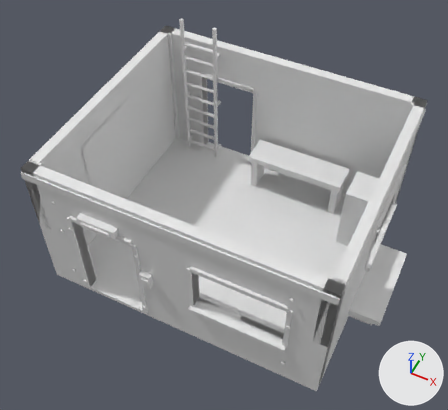
The OBJ model assets/tts/faultline-first-ruin-r1/shift-office-open.obj, before and after one commit.
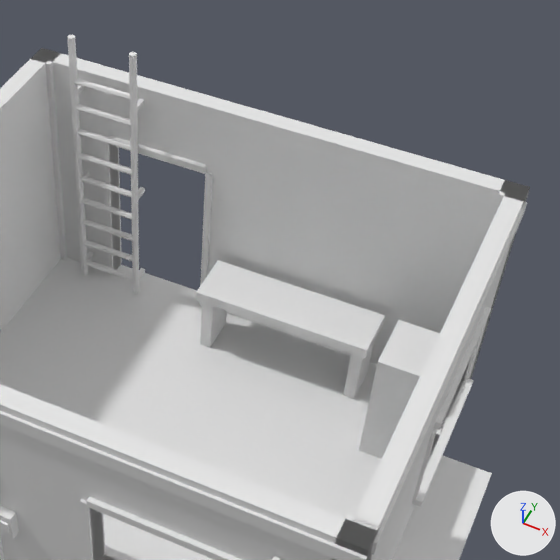
Each version appears first whole from a camera (50 mm lens) standing at (3.04, -6.45, 8.94) and looking at (0.0, -0.38, 1.35), and next in a close-up on the part from 32% to 99% of the width and 0% to 73% of the height. Lighting does not change. The marker at lower right points along +X, +Y and +Z. The first two pictures are the older version. Where no turn or scale is listed for an object, it has been applied to the vertices.

Names of what the first close-up shows: 'shift-office-open'.
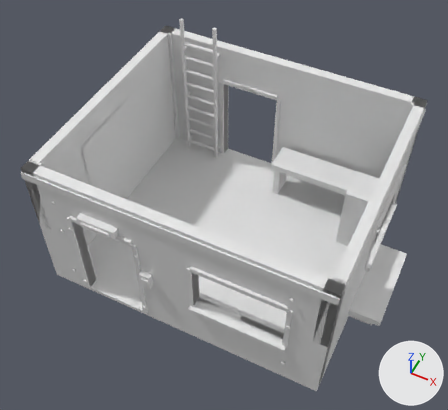
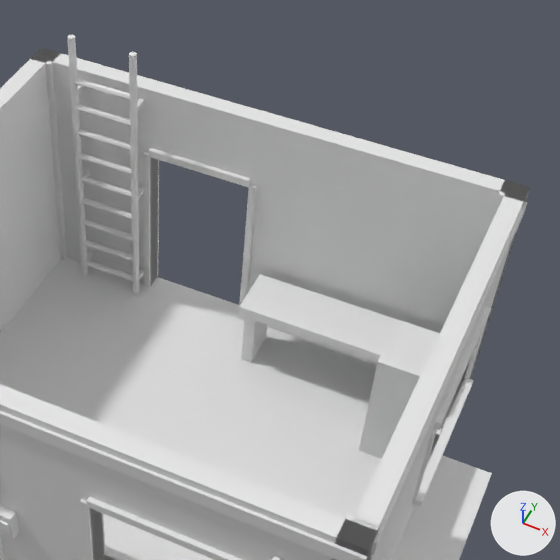
Boxes [x1, y1, x2, y2] around the edits, measured in the close-ups (560 x 560 px; the box of a moved part takes in the faces that stretch with it):
part 1 of me_shift_office_open, moved or reshaped: before [200, 171, 213, 306]; after [238, 185, 257, 320]
part 2 of me_shift_office_open, moved or reshaped: before [102, 142, 122, 275]; after [143, 152, 159, 288]
part 3 of me_shift_office_open, moved or reshaped: before [108, 135, 207, 174]; after [148, 148, 250, 187]
part 4 of me_shift_office_open, moved or reshaped: before [196, 260, 385, 358]; after [239, 274, 398, 363]
part 5 of me_shift_office_open, moved or reshaped: before [200, 302, 226, 348]; after [241, 317, 267, 362]
part 6 of me_shift_office_open, moved or reshaped (not visible afterwards): before [343, 342, 374, 399]
part 7 of me_shift_office_open, moved or reshaped: before [34, 48, 115, 210]; after [35, 48, 158, 228]
part 8 of me_shift_office_open, moved or reshaped: before [107, 69, 530, 198]; after [151, 81, 530, 198]
part 9 of me_shift_office_open, moved or reshaped: before [63, 80, 121, 270]; after [65, 90, 158, 285]
part 10 of me_shift_office_open, moved or reshaped: before [206, 107, 500, 364]; after [247, 121, 500, 364]

The edits, one by one:
me_shift_office_open has 758 vertices, 1258 faces and spans x -2.53..2.94, y -2.21..2.12, z 0.0..3.08.
me_shift_office_open is used by ob_shift_office_open; location (0.0, 0.0, 0.0).
me_shift_office_open part 1: the loose piece of 8 vertices spanning x -0.53..-0.46, y 1.88..2.1, z 0.08..1.88 is moved by (0.46, 0.0, 0.0).
me_shift_office_open part 2: the loose piece of 8 vertices spanning x -1.67..-1.6, y 1.88..2.1, z 0.08..1.88 is moved by (0.46, 0.0, 0.0).
me_shift_office_open part 3: the loose piece of 8 vertices spanning x -1.6..-0.53, y 1.86..2.12, z 1.88..1.95 is moved by (0.46, 0.0, 0.0).
me_shift_office_open part 4: the loose piece of 8 vertices spanning x -0.32..1.48, y 1.28..1.81, z 0.77..0.88 is moved by (0.47, 0.0, 0.0).
me_shift_office_open part 5: the loose piece of 8 vertices spanning x -0.28..-0.16, y 1.35..1.75, z 0.08..0.77 is moved by (0.47, 0.0, 0.0).
me_shift_office_open part 6: the loose piece of 8 vertices spanning x 1.32..1.44, y 1.35..1.75, z 0.08..0.77 is moved by (0.47, 0.0, 0.0).
me_shift_office_open part 7: all 4 vertices in x -1.6, y 1.91..2.08, z 1.88..2.62 are moved by (0.46, 0.0, 0.0).
me_shift_office_open part 8: all 4 vertices in x -0.53, y 1.91..2.08, z 1.88..2.62 are moved by (0.46, 0.0, 0.0).
me_shift_office_open part 9: all 2 vertices in x -1.6, y 1.9..2.08, z 0.08 are moved by (0.46, 0.0, 0.0).
me_shift_office_open part 10: all 2 vertices in x -0.53, y 1.9..2.08, z 0.08 are moved by (0.46, 0.0, 0.0).
